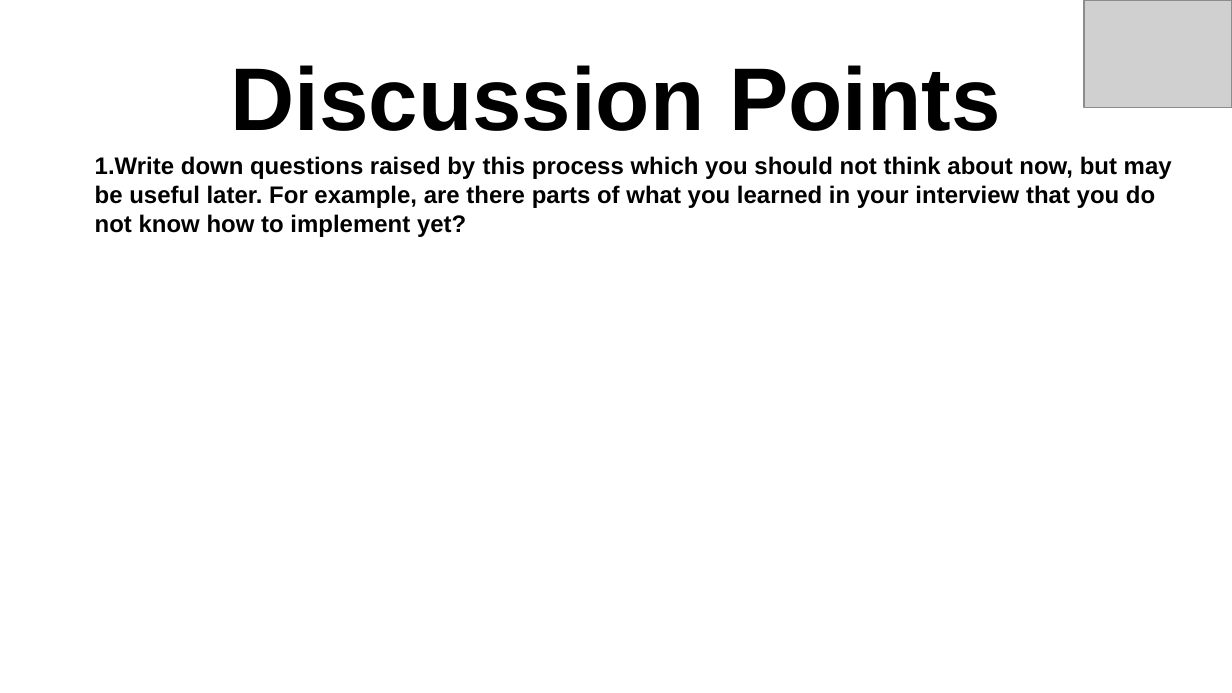
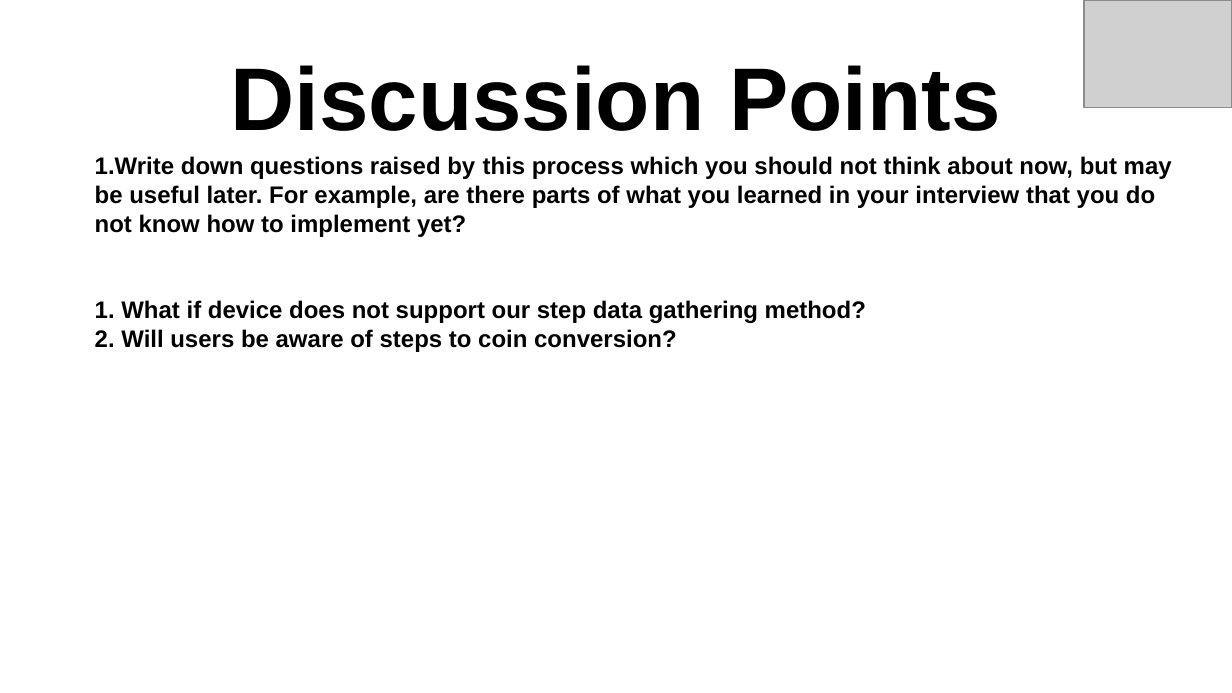
Before and after one commit to davislenover/BurnNEarn, a slide deck: slide 19 of docs/CDs/DesignThinking/DesignThinkingWorksheet.pptx (slide 20 before the commit). Drawn at 1232x693 pixels with LibreOffice and Linux fonts; fonts in the diff are those of the drawing; grey boxes stand for pictures. Boxes give left, top, right and bottom in pixels: in the first picture for what was removed or moved away, otherwise in the second. Text is boxed around its words. In the diff, an @@ line names an element or a change of style, - is before the commit and + after.

Commit message:
slides 17-19

```diff
--- a/docs/CDs/DesignThinking/DesignThinkingWorksheet.pptx
+++ b/docs/CDs/DesignThinking/DesignThinkingWorksheet.pptx
@@ text at <box>95,300,866,352</box>: paragraphs added @@
+1. What if device does not support our step data gathering method?
+2. Will users be aware of steps to coin conversion?
```
Also in this commit, not shown: 1 other slide changed, 1 slide added, 2 slides removed.
